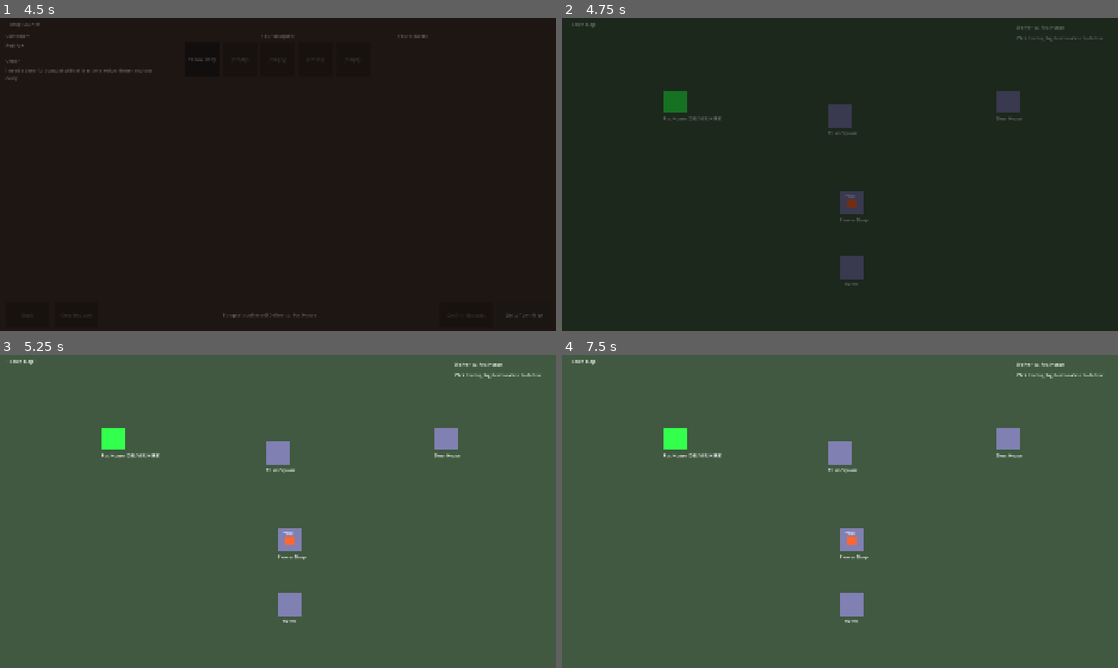
Above: before the commit, frames 1-4 (two rows, left to right).
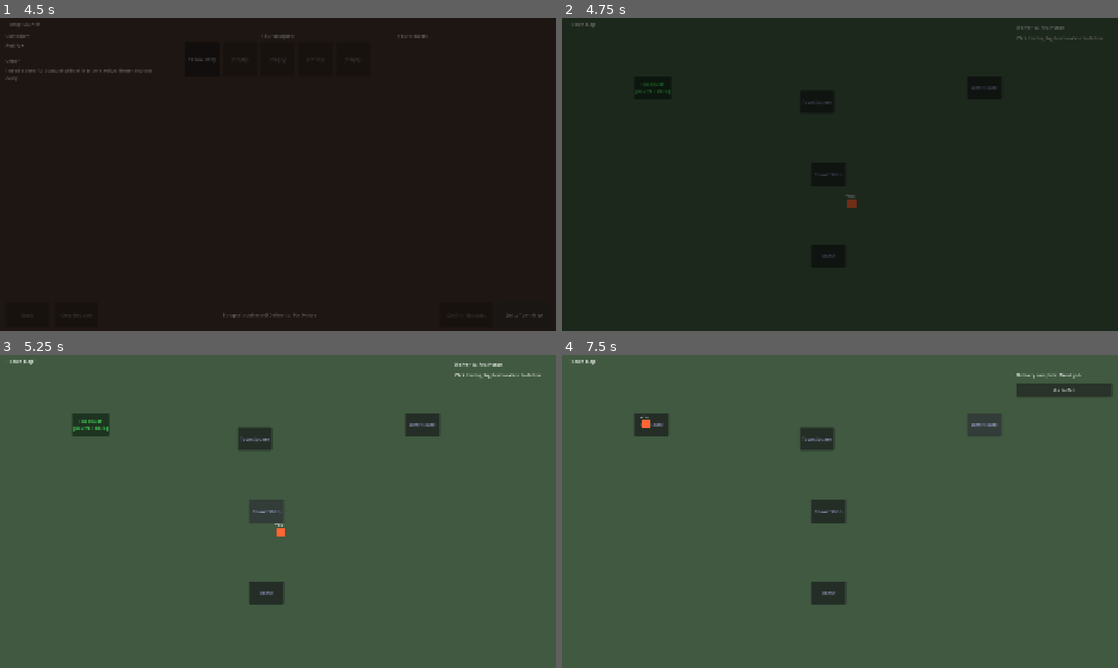
Above: after the commit, the same moments.

Repository: RobiwanKanobi/BloomAndDeliver
Game: Godot game, scene res://scenes/menus/MainMenu.tscn
Two runs of this game, one before a commit and one after it. Both use one fixed random seed, a clock stepped at 60 frames per second and the inputs below.
Inputs (mouse positions are in pixels of both pictures, inside the frame that each line leads up to):
- Up to frame 1 (4.5 s): click "New Game" at 0.5 s; click (116, 133) at 1.27 s; click "Go to Shop" at 2 s; click "Yellow Daisy (x2)" at 2.75 s; click "Confirm Bouquet" at 3.5 s; click "Go to Town Map" at 4.25 s
- Up to frame 2 (4.75 s): no input
- Up to frame 3 (5.25 s): click (266, 511) at 5 s, where only the run after the commit has a clickable "Flower Shop"
- Up to frame 4 (7.5 s): click (650, 423) at 5.75 s, where only the run after the commit has a clickable "Fox House [DELIVER HERE]"; click (650, 423) at 6.5 s, where only the run after the commit has a clickable "Fox House"; click (984, 423) at 7.25 s, where only the run after the commit has a clickable "Deer House"

Frame 1 is identical in both runs. In frame 2, 1.7% of the frame differs, in the area x 15-83%, y 20-86%; in frame 3, 3.8%; in frame 4, 4.7%, in the area x 13-99%, y 2-86%.

Commit message:
Fix: use Button nodes for Town Map locations instead of Area2D
Area2D click detection was unreliable in web export. Replace with
standard Button nodes for each map location for consistent input.

Co-authored-by: RobiwanKanobi <RobiwanKanobi@users.noreply.github.com>

Diff:
--- a/scenes/town_map/TownMap.tscn
+++ b/scenes/town_map/TownMap.tscn
@@ -1,9 +1,6 @@
-[gd_scene load_steps=3 format=3]
+[gd_scene load_steps=2 format=3]
 
 [ext_resource type="Script" path="res://scripts/gameplay/TownMap.gd" id="1"]
-
-[sub_resource type="RectangleShape2D" id="loc_shape"]
-size = Vector2(80, 80)
 
 [node name="TownMap" type="Node2D"]
 script = ExtResource("1")
@@ -23,122 +20,52 @@
 [node name="Locations" type="Node2D" parent="."]
 
 [node name="FlowerShop" type="Node2D" parent="Locations"]
-position = Vector2(960, 600)
+position = Vector2(860, 500)
 metadata/location_id = "flower_shop"
 
-[node name="ColorRect" type="ColorRect" parent="Locations/FlowerShop"]
-offset_right = 80.0
+[node name="ClickButton" type="Button" parent="Locations/FlowerShop"]
+offset_right = 120.0
 offset_bottom = 80.0
-color = Color(0.5, 0.5, 0.7, 1)
-
-[node name="Area2D" type="Area2D" parent="Locations/FlowerShop"]
-position = Vector2(40, 40)
-input_pickable = true
-
-[node name="CollisionShape2D" type="CollisionShape2D" parent="Locations/FlowerShop/Area2D"]
-shape = SubResource("loc_shape")
-
-[node name="Label" type="Label" parent="Locations/FlowerShop"]
-offset_top = 85.0
-offset_right = 80.0
-offset_bottom = 110.0
 text = "Flower Shop"
-horizontal_alignment = 1
 
 [node name="FoxHouse" type="Node2D" parent="Locations"]
-position = Vector2(350, 250)
+position = Vector2(250, 200)
 metadata/location_id = "fox_house"
 
-[node name="ColorRect" type="ColorRect" parent="Locations/FoxHouse"]
-offset_right = 80.0
+[node name="ClickButton" type="Button" parent="Locations/FoxHouse"]
+offset_right = 120.0
 offset_bottom = 80.0
-color = Color(0.5, 0.5, 0.7, 1)
-
-[node name="Area2D" type="Area2D" parent="Locations/FoxHouse"]
-position = Vector2(40, 40)
-input_pickable = true
-
-[node name="CollisionShape2D" type="CollisionShape2D" parent="Locations/FoxHouse/Area2D"]
-shape = SubResource("loc_shape")
-
-[node name="Label" type="Label" parent="Locations/FoxHouse"]
-offset_top = 85.0
-offset_right = 80.0
-offset_bottom = 110.0
 text = "Fox House"
-horizontal_alignment = 1
 
 [node name="DeerHouse" type="Node2D" parent="Locations"]
-position = Vector2(1500, 250)
+position = Vector2(1400, 200)
 metadata/location_id = "deer_house"
 
-[node name="ColorRect" type="ColorRect" parent="Locations/DeerHouse"]
-offset_right = 80.0
+[node name="ClickButton" type="Button" parent="Locations/DeerHouse"]
+offset_right = 120.0
 offset_bottom = 80.0
-color = Color(0.5, 0.5, 0.7, 1)
-
-[node name="Area2D" type="Area2D" parent="Locations/DeerHouse"]
-position = Vector2(40, 40)
-input_pickable = true
-
-[node name="CollisionShape2D" type="CollisionShape2D" parent="Locations/DeerHouse/Area2D"]
-shape = SubResource("loc_shape")
-
-[node name="Label" type="Label" parent="Locations/DeerHouse"]
-offset_top = 85.0
-offset_right = 80.0
-offset_bottom = 110.0
 text = "Deer House"
-horizontal_alignment = 1
 
 [node name="TownSquare" type="Node2D" parent="Locations"]
-position = Vector2(920, 300)
+position = Vector2(820, 250)
 metadata/location_id = "town_square"
 
-[node name="ColorRect" type="ColorRect" parent="Locations/TownSquare"]
-offset_right = 80.0
+[node name="ClickButton" type="Button" parent="Locations/TownSquare"]
+offset_right = 120.0
 offset_bottom = 80.0
-color = Color(0.5, 0.5, 0.7, 1)
-
-[node name="Area2D" type="Area2D" parent="Locations/TownSquare"]
-position = Vector2(40, 40)
-input_pickable = true
-
-[node name="CollisionShape2D" type="CollisionShape2D" parent="Locations/TownSquare/Area2D"]
-shape = SubResource("loc_shape")
-
-[node name="Label" type="Label" parent="Locations/TownSquare"]
-offset_top = 85.0
-offset_right = 80.0
-offset_bottom = 110.0
 text = "Town Square"
-horizontal_alignment = 1
 
 [node name="PlayerHome" type="Node2D" parent="Locations"]
-position = Vector2(960, 820)
+position = Vector2(860, 780)
 metadata/location_id = "player_home"
 
-[node name="ColorRect" type="ColorRect" parent="Locations/PlayerHome"]
-offset_right = 80.0
+[node name="ClickButton" type="Button" parent="Locations/PlayerHome"]
+offset_right = 120.0
 offset_bottom = 80.0
-color = Color(0.5, 0.5, 0.7, 1)
-
-[node name="Area2D" type="Area2D" parent="Locations/PlayerHome"]
-position = Vector2(40, 40)
-input_pickable = true
-
-[node name="CollisionShape2D" type="CollisionShape2D" parent="Locations/PlayerHome/Area2D"]
-shape = SubResource("loc_shape")
-
-[node name="Label" type="Label" parent="Locations/PlayerHome"]
-offset_top = 85.0
-offset_right = 80.0
-offset_bottom = 110.0
 text = "Home"
-horizontal_alignment = 1
 
 [node name="PlayerMarker" type="Sprite2D" parent="."]
-position = Vector2(960, 600)
+position = Vector2(920, 540)
 
 [node name="CanvasLayer" type="CanvasLayer" parent="."]
 
--- a/scripts/gameplay/TownMap.gd
+++ b/scripts/gameplay/TownMap.gd
@@ -38,34 +38,31 @@
 		if location_id == "":
 			continue
 		_location_nodes[location_id] = loc_node
-		var area: Area2D = loc_node.get_node_or_null("Area2D")
-		if area:
+		var btn: Button = loc_node.get_node_or_null("ClickButton")
+		if btn:
 			var lid = location_id
-			area.input_event.connect(func(_vp, event, _idx): _on_location_clicked(lid, event))
+			btn.pressed.connect(func(): _on_location_button_pressed(lid))
 		var is_target = (location_id == GameState.current_delivery_target_id)
 		_style_location_node(loc_node, location_id, is_target)
 
 
 func _style_location_node(loc_node: Node2D, location_id: String, is_target: bool) -> void:
-	var rect = loc_node.get_node_or_null("ColorRect")
-	if rect:
+	var btn = loc_node.get_node_or_null("ClickButton")
+	if btn:
+		var loc = GameState.locations_db.get(location_id)
+		var name_text = loc.display_name if loc else location_id
 		if is_target:
-			rect.color = Color(0.2, 1.0, 0.3, 1.0)
+			btn.text = name_text + "\n[DELIVER HERE]"
+			btn.modulate = Color(0.3, 1.0, 0.4, 1.0)
 		else:
-			rect.color = Color(0.5, 0.5, 0.7, 1.0)
-	var label = loc_node.get_node_or_null("Label")
-	if label:
-		var loc = GameState.locations_db.get(location_id)
-		label.text = loc.display_name if loc else location_id
-		if is_target:
-			label.text += " [DELIVER HERE]"
+			btn.text = name_text
+			btn.modulate = Color(0.7, 0.7, 0.9, 1.0)
 
 
-func _on_location_clicked(location_id: String, event: InputEvent) -> void:
+func _on_location_button_pressed(location_id: String) -> void:
 	if _delivery_completed:
 		return
-	if event is InputEventMouseButton and event.pressed and event.button_index == MOUSE_BUTTON_LEFT:
-		_move_to_location(location_id)
+	_move_to_location(location_id)
 
 
 func _move_to_location(location_id: String) -> void:
